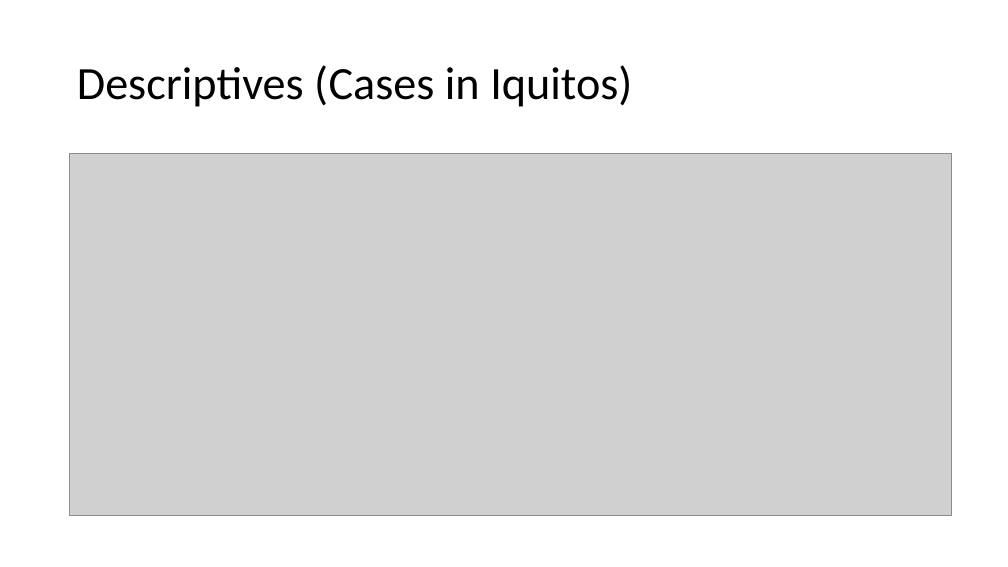
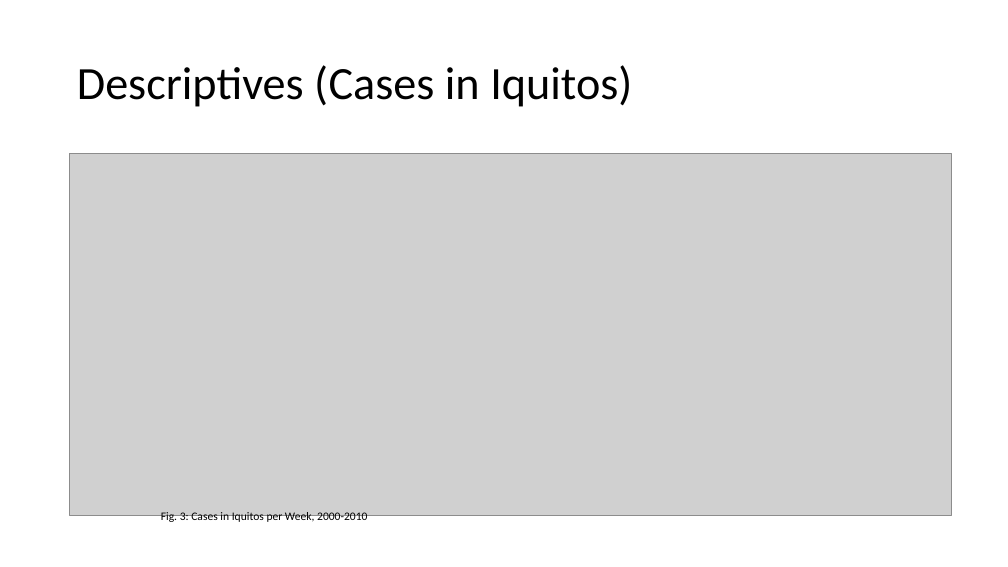
Before and after one commit to mariiader/adc_project, a slide deck: slide 7 of DengAI_PP_3.pptx (slide 6 before the commit). Drawn at 1008x567 pixels with LibreOffice and Linux fonts; fonts in the diff are those of the drawing; grey boxes stand for pictures. Boxes give left, top, right and bottom in pixels: in the first picture for what was removed or moved away, otherwise in the second. Text is boxed around its words. In the diff, an @@ line names an element or a change of style, - is before the commit and + after.

```diff
--- a/DengAI_PP_3.pptx
+++ b/DengAI_PP_3.pptx
@@ text added at (161, 512, 367, 523), 11 pt, text #000000 @@
+Fig. 3: Cases in Iquitos per Week, 2000-2010
```
Also in this commit, not shown: 8 other slides changed, 4 slides added, 3 slides removed, 14 other files.
